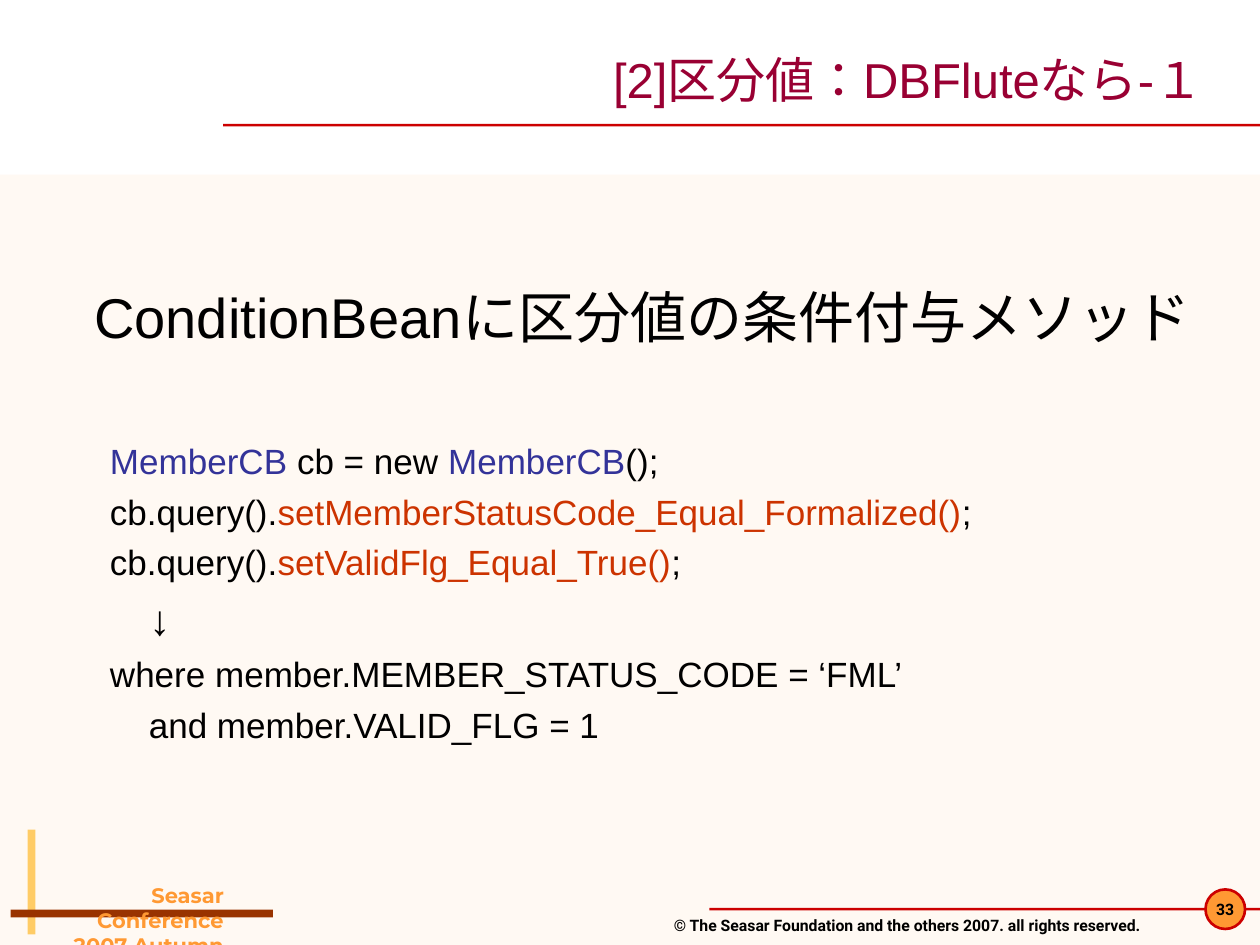
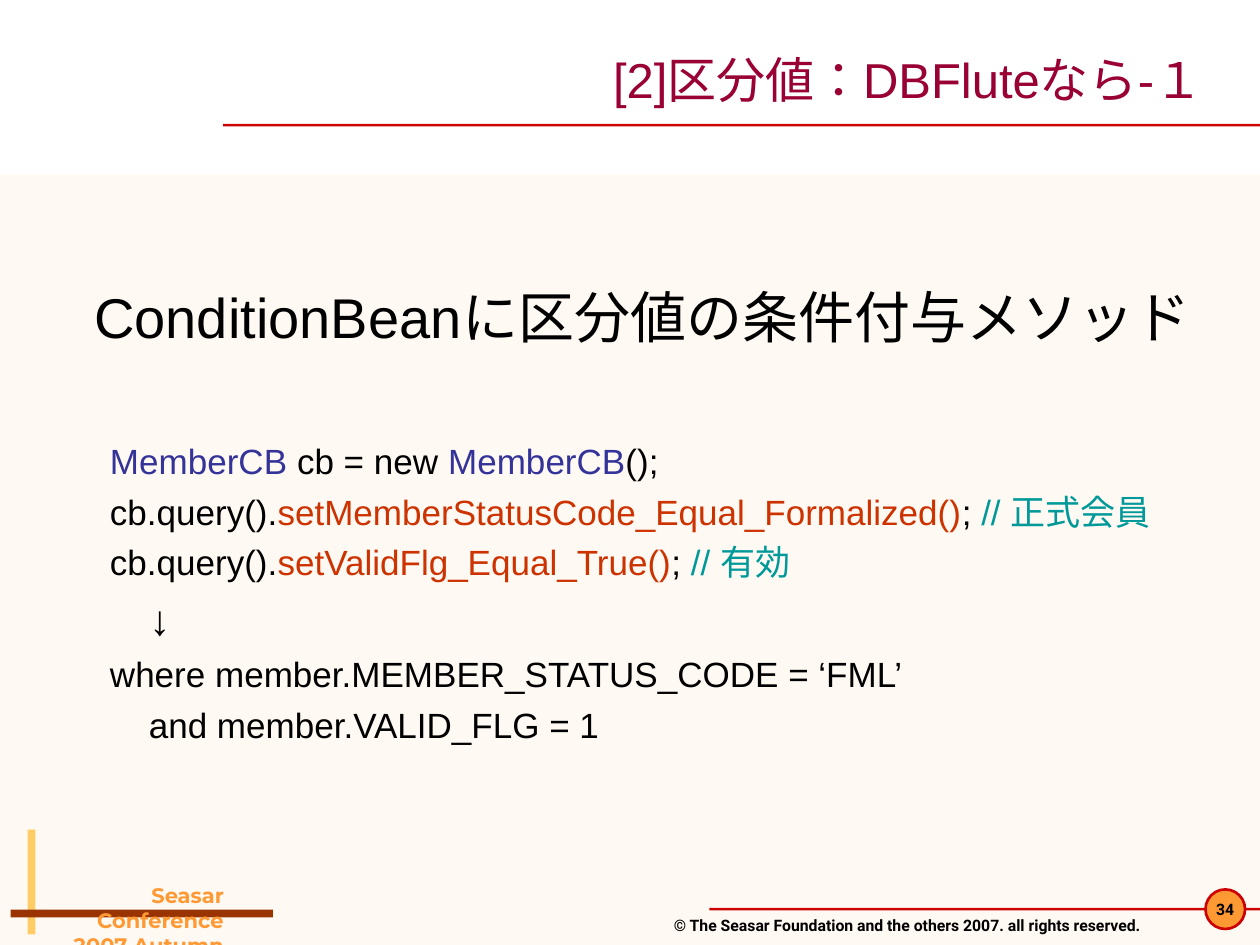
Before and after one commit to seasarorg/dbflute, a slide deck: slide 34 of dbflute/etc/doc/pres/sc2007a_2-DBFlute.ppt (slide 33 before the commit). Drawn at 1260x945 pixels with LibreOffice and Linux fonts; fonts in the diff are those of the drawing; background and template pictures are left out. Boxes give left, top, right and bottom in pixels: in the first picture for what was removed or moved away, otherwise in the second. Text is boxed around its words. In the diff, an @@ line names an element or a change of style, - is before the commit and + after.

```diff
--- a/dbflute/etc/doc/pres/sc2007a_2-DBFlute.ppt
+++ b/dbflute/etc/doc/pres/sc2007a_2-DBFlute.ppt
@@ text at (110, 495, 1150, 582): text changed @@
-  cb.query().setMemberStatusCode_Equal_Formalized();
-  cb.query().setValidFlg_Equal_True();
+  cb.query().setMemberStatusCode_Equal_Formalized(); // 正式会員
+  cb.query().setValidFlg_Equal_True(); // 有効
@@ page number at (1216, 903, 1234, 915): text changed @@
-33
+34
```
Also in this commit, not shown: 18 other slides changed, 3 slides added.
